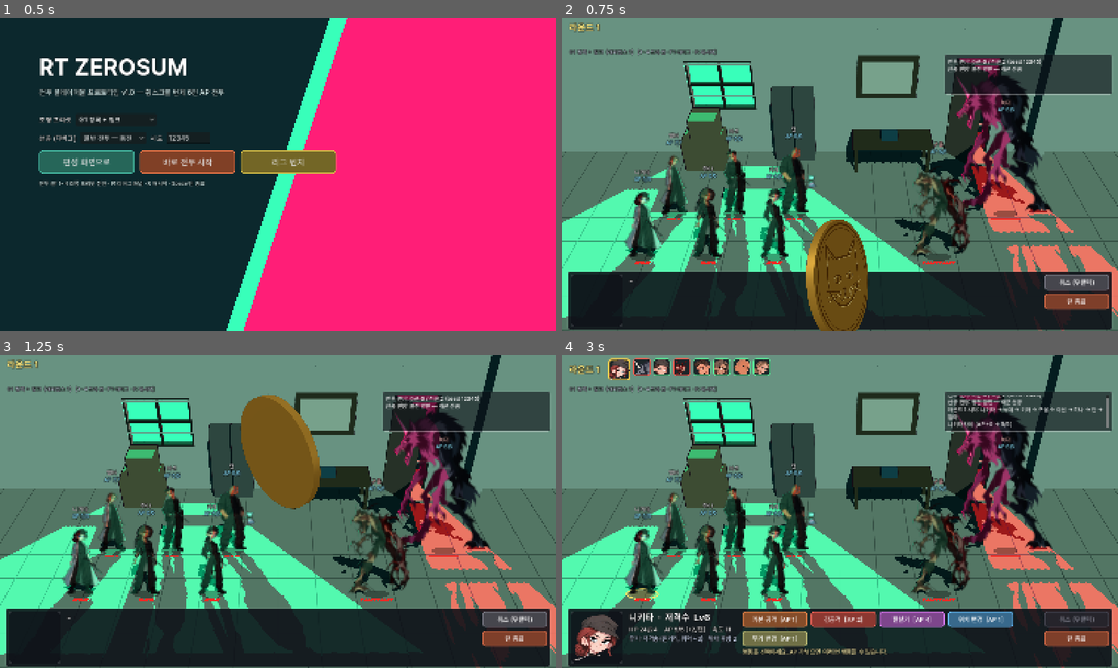
Above: before the commit, frames 1-4 (two rows, left to right).
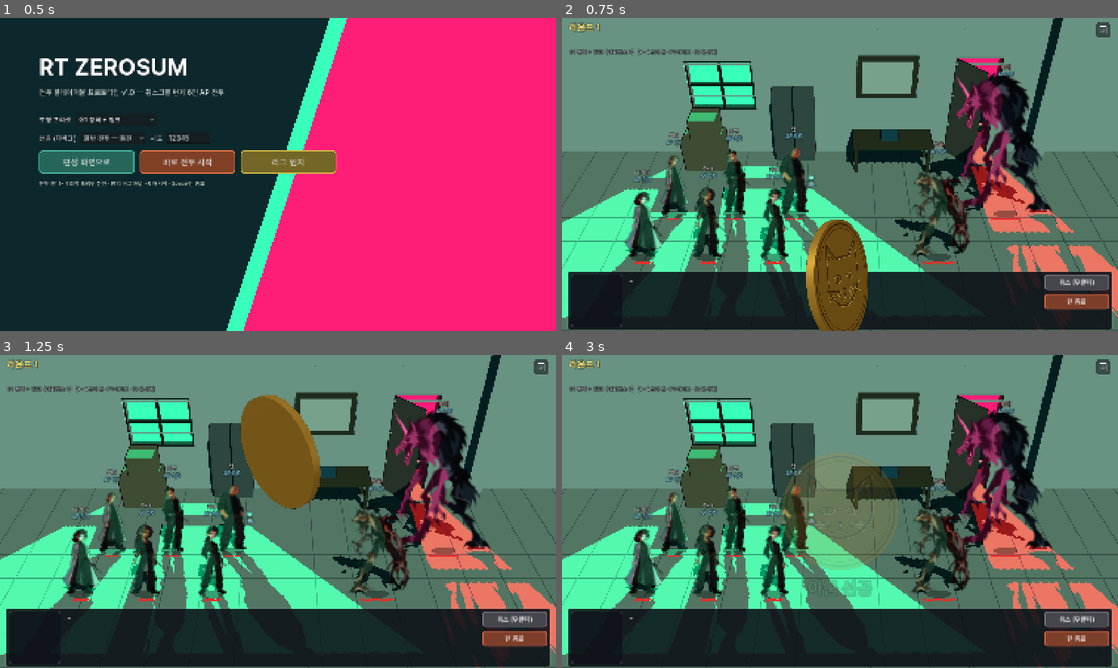
Above: after the commit, the same moments.

Repository: HomilBBANG/rt_zerosum
Game: Godot game, scene res://scenes/main_menu.tscn
Two runs of this game, one before a commit and one after it. Both use one fixed random seed, a clock stepped at 60 frames per second and the inputs below.
Inputs (mouse positions are in pixels of both pictures, inside the frame that each line leads up to):
- Up to frame 1 (0.5 s): no input
- Up to frame 2 (0.75 s): click "바로 전투 시작" at 0.5 s
- Up to frame 3 (1.25 s): no input
- Up to frame 4 (3 s): click "취소 (우클릭)" at 1.25 s; click (1101, 367) at 2.02 s; click "취소 (우클릭)" at 2.75 s

Frame 1 is identical in both runs. In frame 2, 3.2% of the frame differs, in the area x 68-99%, y 1-31%; in frame 3, 3.2%; in frame 4, 13%, in the area x 1-99%, y 0-98%.

Commit message:
동전 착지 후 선공 글자, 행동 순서 상단 중앙, 전투 기록 2단(아이콘/창)
- 동전 연출: 착지 후 동전 아래에 "아군 선공"/"적 선공" 을 잠깐 띄움
- 행동 순서 초상화를 화면 상단 중앙에 배치
- 전투 기록: 1단 = 우측 상단 아이콘만, 2단 = 아이콘 아래 기존 크기 기록 창.
  아이콘 클릭 또는 L 로 전환 (tools 없이 assets/textures/ui_log.png 아이콘)

Co-Authored-By: Claude Opus 5.5 <noreply@anthropic.com>
Claude-Session: https://claude.ai/code/session_014aytw3hj7boqn3SZ5GP5ti

Diff:
--- a/scripts/battle_scene.gd
+++ b/scripts/battle_scene.gd
@@ -1,6 +1,6 @@
 extends Node
 ## 전투 씬 공통 스크립트 (battle_2d.tscn / battle_3d.tscn 양쪽에서 사용).
-## 컨트롤러 생성 → 뷰/HUD 연결 → 전투 시작 → 결과 전환. 단축키: 1~4 조명 프리셋, F1 디버그, F2 HUD, F3 림 라인, R 재시작, Esc 메뉴.
+## 컨트롤러 생성 → 뷰/HUD 연결 → 전투 시작 → 결과 전환. 단축키: 1~4 조명 프리셋, L 전투 기록, F1 디버그, F2 HUD, F3 림 라인, R 재시작, Esc 메뉴.
 
 @onready var view: BattleViewBase = $View
 @onready var hud: BattleHUD = $HUD
@@ -38,7 +38,7 @@
 	var coin := CoinFlip.new()
 	add_child(coin)
 	coin.finished.connect(controller.begin_rounds)
-	coin.play(controller.coin_face)
+	coin.play(controller.coin_face, "아군 선공" if controller.first_team == "ally" else "적 선공")
 
 
 func _on_battle_ended(winner: String) -> void:
@@ -63,6 +63,7 @@
 			KEY_3: set_preset("g3")
 			KEY_4: set_preset("g4")
 			KEY_F1: hud.toggle_debug()
+			KEY_L: hud.toggle_log()
 			KEY_F3:
 				Game.rim_enabled = not Game.rim_enabled
 				view.apply_preset(preset)
--- a/scripts/ui/battle_hud.gd
+++ b/scripts/ui/battle_hud.gd
@@ -24,6 +24,8 @@
 var cancel_btn: Button
 var end_btn: Button
 var log_box: RichTextLabel
+var log_panel: PanelContainer
+var log_btn: Button
 var debug_panel: PanelContainer
 var debug_label: Label
 var toast: PanelContainer
@@ -115,11 +117,15 @@
 	round_label = _label("라운드 1", 22, Color(1, 0.92, 0.5))
 	round_label.add_theme_font_override("font", _font_bold)
 	top_h.add_child(round_label)
+	# 행동 순서: 화면 상단 중앙 (내용 폭이 바뀌어도 가운데 유지)
 	timeline = HBoxContainer.new()
 	timeline.add_theme_constant_override("separation", 6)
-	timeline.alignment = BoxContainer.ALIGNMENT_BEGIN
 	timeline.mouse_filter = Control.MOUSE_FILTER_IGNORE
-	top_h.add_child(timeline)
+	timeline.anchor_left = 0.5
+	timeline.anchor_right = 0.5
+	timeline.grow_horizontal = Control.GROW_DIRECTION_BOTH
+	timeline.offset_top = 8
+	add_child(timeline)
 	hover_label = _label("", 14)
 	hover_label.visible = false
 	hover_label.horizontal_alignment = HORIZONTAL_ALIGNMENT_CENTER
@@ -192,16 +198,40 @@
 	end_btn.pressed.connect(func(): cancel_pending(); controller.player_end_turn())
 	right.add_child(end_btn)
 
-	# 로그 / 디버그
-	var log_panel := PanelContainer.new()
+	# 로그 (2단): 1단 = 우측 상단 아이콘만, 2단 = 아이콘 아래 기록 창. 아이콘 클릭(또는 L)으로 전환
+	log_btn = Button.new()
+	log_btn.icon = load("res://assets/textures/ui_log.png")
+	log_btn.expand_icon = true
+	log_btn.toggle_mode = true
+	log_btn.focus_mode = Control.FOCUS_NONE
+	var lb_style := _panel_style(0.55)
+	lb_style.set_content_margin_all(6)
+	log_btn.add_theme_stylebox_override("normal", lb_style)
+	var lb_hover := _panel_style(0.75, Color(1, 1, 1, 0.35))
+	lb_hover.set_content_margin_all(6)
+	log_btn.add_theme_stylebox_override("hover", lb_hover)
+	log_btn.add_theme_stylebox_override("pressed", lb_hover)
+	log_btn.add_theme_stylebox_override("hover_pressed", lb_hover)
+	log_btn.set_anchors_and_offsets_preset(Control.PRESET_TOP_RIGHT)
+	log_btn.offset_left = -52
+	log_btn.offset_right = -16
+	log_btn.offset_top = 10
+	log_btn.offset_bottom = 46
+	log_btn.toggled.connect(func(on): log_panel.visible = on)
+	add_child(log_btn)
+	log_panel = PanelContainer.new()
 	log_panel.add_theme_stylebox_override("panel", _panel_style(0.6))
 	log_panel.set_anchors_and_offsets_preset(Control.PRESET_TOP_RIGHT)
-	log_panel.offset_left = -400
-	log_panel.offset_right = -12
-	log_panel.offset_top = 84
-	log_panel.offset_bottom = 176
+	log_panel.offset_left = -404
+	log_panel.offset_right = -16
+	log_panel.offset_top = 52
+	log_panel.offset_bottom = 144
 	log_panel.mouse_filter = Control.MOUSE_FILTER_IGNORE
+	log_panel.visible = false
 	add_child(log_panel)
+	if Game.cli.get("log", "0") == "1":   # 스크린샷용: 2단(기록 창)으로 시작
+		log_btn.set_pressed_no_signal(true)
+		log_panel.visible = true
 	log_box = RichTextLabel.new()
 	log_box.scroll_following = true
 	log_box.add_theme_font_override("normal_font", _font)
@@ -591,8 +621,8 @@
 	for id in floating:
 		var e: Dictionary = floating[id]
 		var pos: Vector2 = view.get_unit_screen_pos(e.unit) - Vector2(e.root.size.x * 0.5, 40)
-		# 키 큰 괴물(4m)은 머리 위 표시가 상단 바·전투 기록에 가리지 않게 그 아래로 내림
-		var min_y := 186.0 if pos.x + e.root.size.x > 1280.0 - 400.0 else 104.0
+		# 키 큰 괴물(4m)은 머리 위 표시가 상단 HUD·펼친 전투 기록에 가리지 않게 그 아래로 내림
+		var min_y := 152.0 if log_panel.visible and pos.x + e.root.size.x > 1280.0 - 404.0 else 104.0
 		pos.y = maxf(pos.y, min_y)
 		e.root.position = pos
 		var r: Rect2 = view.get_unit_back_bar_rect(e.unit)
@@ -623,3 +653,8 @@
 	for r in range(u.row, u.row + u.data.row_span):
 		names.append(SlotManager.ROW_NAMES[r])
 	return "·".join(names)
+
+
+## 로그 1단(아이콘만) ↔ 2단(기록 창) 전환
+func toggle_log() -> void:
+	log_btn.button_pressed = not log_btn.button_pressed
--- a/scripts/ui/coin_flip.gd
+++ b/scripts/ui/coin_flip.gd
@@ -15,6 +15,7 @@
 var _vp: SubViewport
 var _rect: TextureRect
 var _coin: Node3D
+var _label: Label   # 착지 후 잠깐 보이는 선공 글자
 
 
 func _ready() -> void:
@@ -54,6 +55,17 @@
 	_rect.size = Vector2(1280, 720)
 	_rect.mouse_filter = Control.MOUSE_FILTER_STOP   # 연출 중 클릭 막기
 	add_child(_rect)
+	_label = Label.new()
+	_label.add_theme_font_override("font", load("res://assets/fonts/Pretendard-Bold.ttf"))
+	_label.add_theme_font_size_override("font_size", 40)
+	_label.add_theme_color_override("font_outline_color", Color(0, 0, 0, 0.9))
+	_label.add_theme_constant_override("outline_size", 10)
+	_label.horizontal_alignment = HORIZONTAL_ALIGNMENT_CENTER
+	_label.size = Vector2(1280, 60)
+	_label.position = Vector2(0, 512)   # 착지한 동전(화면 중앙, 반지름 약 134) 바로 아래
+	_label.modulate.a = 0.0
+	_label.mouse_filter = Control.MOUSE_FILTER_IGNORE
+	add_child(_label)
 
 
 ## 금화: 얇은 원기둥(옆면·뒷면 매끈) + 앞면에 고양이 새김 원판
@@ -88,8 +100,10 @@
 	return root
 
 
-## face: "front"(고양이) | "back"(민짜). 끝나면 finished.
-func play(face: String) -> void:
+## face: "front"(고양이) | "back"(민짜), text: 착지 후 잠깐 띄울 선공 글자. 끝나면 finished.
+func play(face: String, text: String = "") -> void:
+	_label.text = text
+	_label.add_theme_color_override("font_color", Color(0.55, 1.0, 0.75) if face == "front" else Color(1.0, 0.5, 0.45))
 	var final_y := 0.0 if face == "front" else 180.0
 	_coin.position = Vector3(0, -6.0, 0)
 	_coin.rotation_degrees = Vector3(0, 0, 0)
@@ -103,8 +117,11 @@
 	tw.parallel().tween_property(_coin, "rotation_degrees:x", -25.0, RISE_TIME).set_trans(Tween.TRANS_SINE)
 	tw.tween_property(_coin, "position:y", 0.0, FALL_TIME).set_trans(Tween.TRANS_BOUNCE).set_ease(Tween.EASE_OUT)
 	tw.parallel().tween_property(_coin, "rotation_degrees:x", 0.0, FALL_TIME).set_trans(Tween.TRANS_SINE)
+	tw.tween_property(_label, "modulate:a", 1.0, 0.15)
+	tw.parallel().tween_property(_label, "position:y", 512.0, 0.15).from(530.0)
 	tw.tween_interval(HOLD_TIME)
 	tw.tween_property(_rect, "modulate:a", 0.0, FADE_TIME)
+	tw.parallel().tween_property(_label, "modulate:a", 0.0, FADE_TIME)
 	await tw.finished
 	finished.emit()
 	queue_free()
Binary file added: assets/textures/ui_log.png
Not shown, added: assets/textures/ui_log.png.import
Not shown, added: docs/screenshots/coin_flip.png.import
Binary file added: docs/screenshots/coin_result.png
Binary file changed: docs/screenshots/hybrid_fight.png
Binary file changed: docs/screenshots/hybrid_full.png
Not shown, changed: README.md
Not shown, changed: docs/design/00_decision_log_v1_0.md
